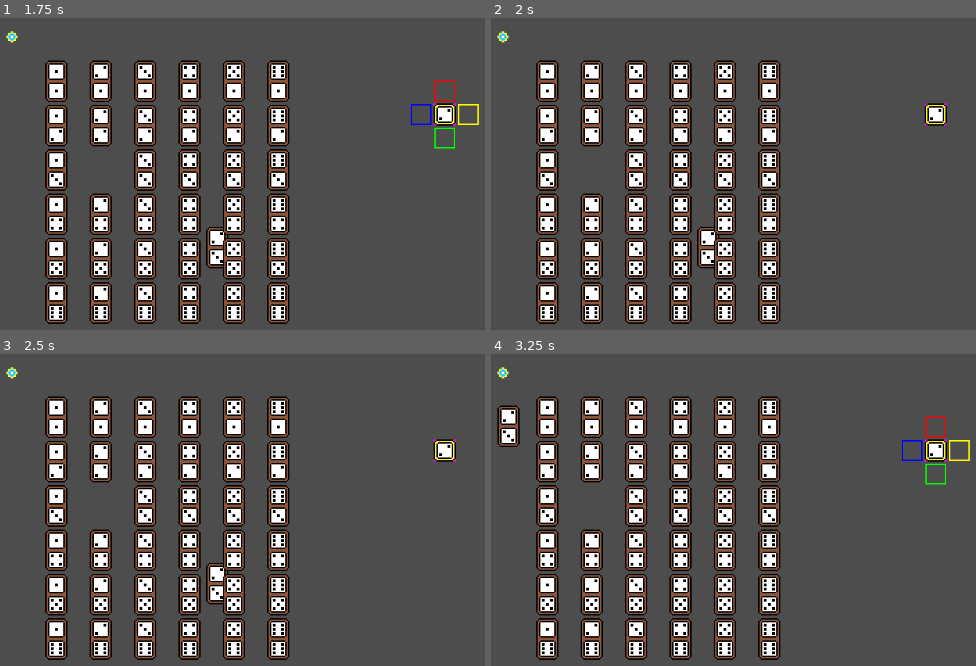
Above: before the commit, frames 1-4 (two rows, left to right).
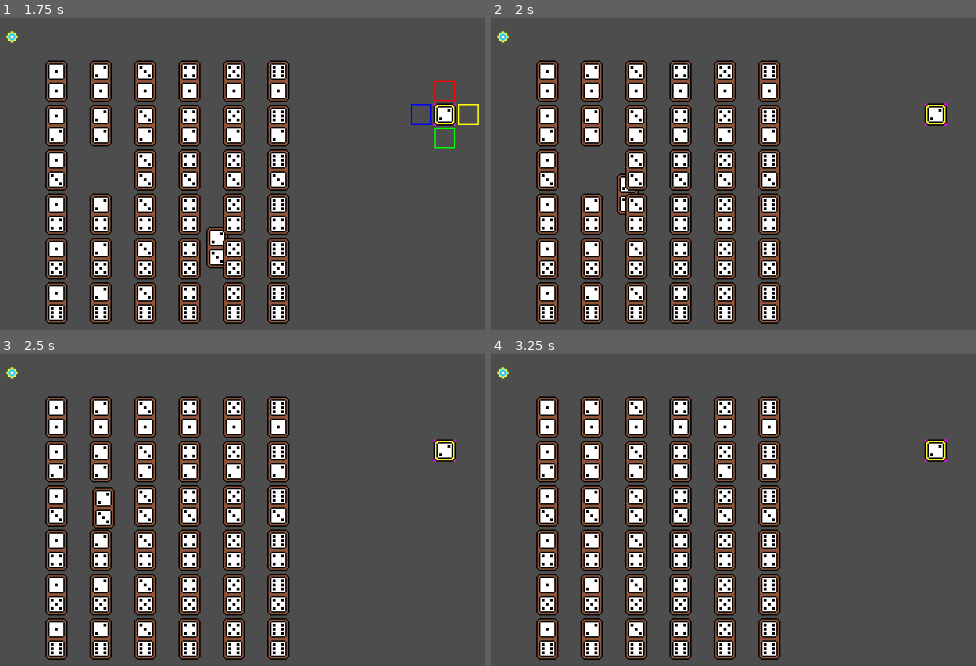
Above: after the commit, the same moments.

Repository: Ghoose1/GFPGame
Game: Godot game, scene res://scenes/scene.tscn
Two runs of this game, one before a commit and one after it. Both use one fixed random seed, a clock stepped at 60 frames per second and the inputs below.
Inputs (mouse positions are in pixels of both pictures, inside the frame that each line leads up to):
- Up to frame 1 (1.75 s): tap Enter at 0.5 s; move the mouse to (431, 136) at 0.52 s; hold Space (Start Score) 0.53-1.25 s; click (431, 136) at 0.67 s; drag from (97, 180) to (218, 245) at 1.27 s
- Up to frame 2 (2 s): no input
- Up to frame 3 (2.5 s): move the mouse to (339, 394) at 2.02 s; hold Space (Start Score) from 2.03 s (still down); click (339, 394) at 2.17 s
- Up to frame 4 (3.25 s): release Space (Start Score) at 2.75 s; drag from (709, 581) to (510, 425) at 2.77 s

Frame 1 is identical in both runs. In frame 2, 0.7% of the frame differs, in the area x 25-48%, y 49-81%; in frame 3, 1.1%; in frame 4, 1.6%, in the area x 1-99%, y 16-56%.
Error in both runs: Invalid access to property or key 'position' on a base object of type 'Nil'. (res://scripts/score_thing.gd:66)

Commit message:
Dominos now don't place over other dominos, and return to their original positions after not being placed

Diff:
--- a/Dominos/domino.gd
+++ b/Dominos/domino.gd
@@ -17,6 +17,9 @@
 var closest_point : ConnectionPoint = null
 ## Domino to snap to
 var closest_domino : Domino = null
+
+## Position that the domino should return to when it is not placed by the player
+@onready var origin_position : Vector2 = global_position
 
 ### Properties
 
@@ -65,6 +68,10 @@
 		# follow the mouse and snap to other dominos
 		global_position = get_global_mouse_position()
 		snap_position()
+	elif not placed:
+		# return to the original position if not being dragged and not placed
+		if global_position != origin_position:
+			global_position = lerp(global_position, origin_position, 0.08)
 
 func _draw() -> void:
 	# draw a quick preview of where the connection points are
@@ -128,6 +135,18 @@
 				dragged = false
 				Globals.player.held_domino = null
 
+				var placeCords := get_tilemap_cords()
+				var tilesOccupied := false
+				var tilemap : TileMapLayer = Globals.board.find_child("TileMap")
+				for vec in placeCords:
+					var data := tilemap.get_cell_tile_data(vec)
+					if data != null:
+						tilesOccupied = true
+						break
+
+				if tilesOccupied:
+					return
+
 				# place onto board
 				if closest_domino != null:
 					on_placed()
Binary file changed: Wip_Atlas.png
